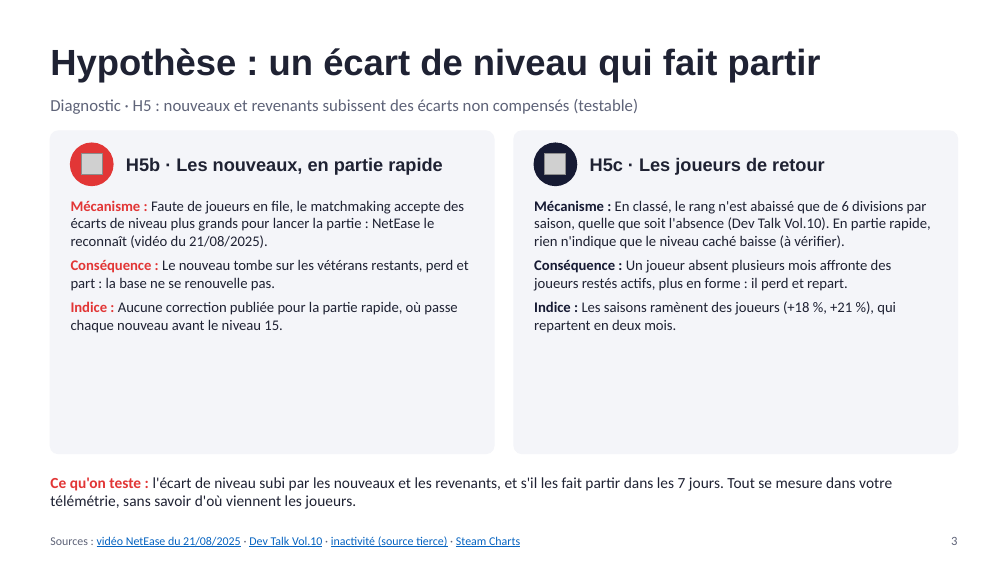
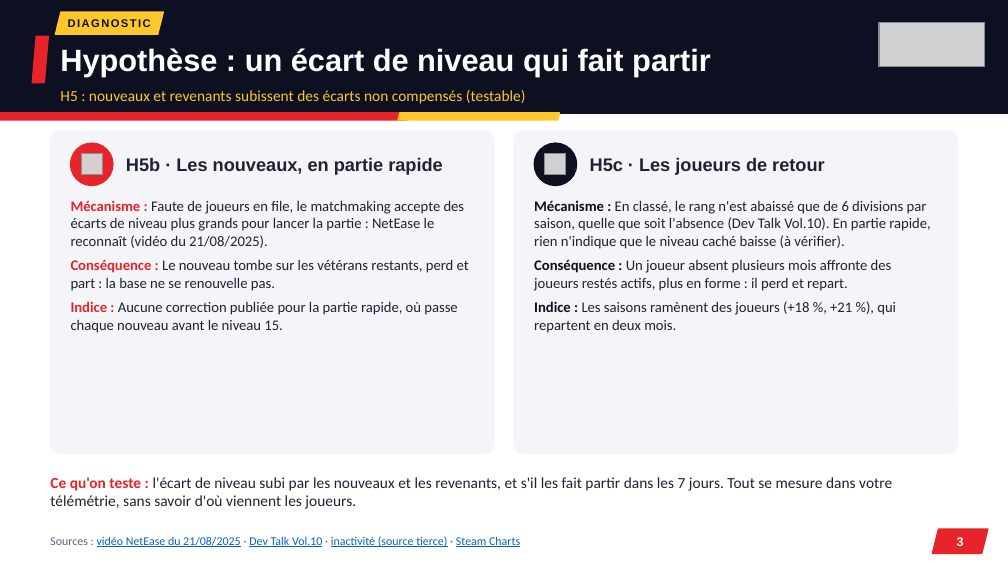
Before and after one commit to noeantoniov1-crypto/SOCIO, a slide deck: slide 3 of docs/presentation/pitch_marvel_rivals_netease.pptx. Drawn at 1008x567 pixels with LibreOffice and Linux fonts; fonts in the diff are those of the drawing; grey boxes stand for pictures. Boxes give left, top, right and bottom in pixels: in the first picture for what was removed or moved away, otherwise in the second. Text is boxed around its words. In the diff, an @@ line names an element or a change of style, - is before the commit and + after.

```diff
--- a/docs/presentation/pitch_marvel_rivals_netease.pptx
+++ b/docs/presentation/pitch_marvel_rivals_netease.pptx
@@ rectangle added at <box>0,0,1008,113</box>, fill #0D1020, outline #0D1020 1 pt @@
@@ parallelogram added at <box>55,12,163,34</box>, fill #FFC72C, outline #FFC72C 1 pt @@
@@ text added at <box>68,19,151,27</box>, 8 pt, text #0D1020, bold @@
+DIAGNOSTIC
@@ picture added at <box>879,22,985,67</box> @@
@@ parallelogram added at <box>32,36,48,83</box>, fill #E62429, outline #E62429 1 pt @@
@@ text "Hypothèse : un écart de ...": place and size @@
-text "Hypothèse : un écart de ..." at <box>50,48,821,82</box>
+text "Hypothèse : un écart de ..." at <box>60,48,711,77</box>
@@ text "Hypothèse : un écart de ..." at <box>60,48,711,77</box>: size 26 to 22 pt, text colour #1F2233 to #FFFFFF @@
@@ parallelogram added at <box>0,113,408,120</box>, fill #E62429, outline #E62429 1 pt @@
@@ text at <box>60,90,526,104</box>: text changed; size 12 to 11 pt; text colour #5E6378 to #FFC72C @@
-Diagnostic · H5 : nouveaux et revenants subissent des écarts non compensés (testable)
+H5 : nouveaux et revenants subissent des écarts non compensés (testable)
@@ parallelogram added at <box>398,113,559,120</box>, fill #FFC72C, outline #FFC72C 1 pt @@
@@ ellipse at <box>71,143,113,185</box>: fill #E23636 to #E62429; outline #E23636 1 pt to #E62429 1 pt @@
@@ ellipse at <box>534,143,577,185</box>: fill #161A33 to #0D1020; outline #161A33 1 pt to #0D1020 1 pt @@
@@ text "Mécanisme : Faute de joueurs ..." at <box>71,200,469,333</box>: text colour #E23636 to #E62429 in "Mécanisme :", "Conséquence :", "Indice :" @@
@@ text "Mécanisme : En classé, le ..." at <box>534,200,930,333</box>: text colour #161A33 to #0D1020 in "Mécanisme :", "Conséquence :", "Indice :" @@
@@ text "Ce qu'on teste : l'écart ..." at <box>50,477,892,509</box>: text colour #E23636 to #E62429 in "Ce qu'on teste :" @@
@@ text "3" at <box>957,537,964,546</box>: font Calibri to Arial, text colour #5E6378 to #FFFFFF, bold on; alignment right to centre @@
@@ parallelogram added at <box>932,529,988,553</box>, fill #E62429, outline #E62429 1 pt @@
```
Also in this commit, not shown: 11 other slides changed, 3 other files.
